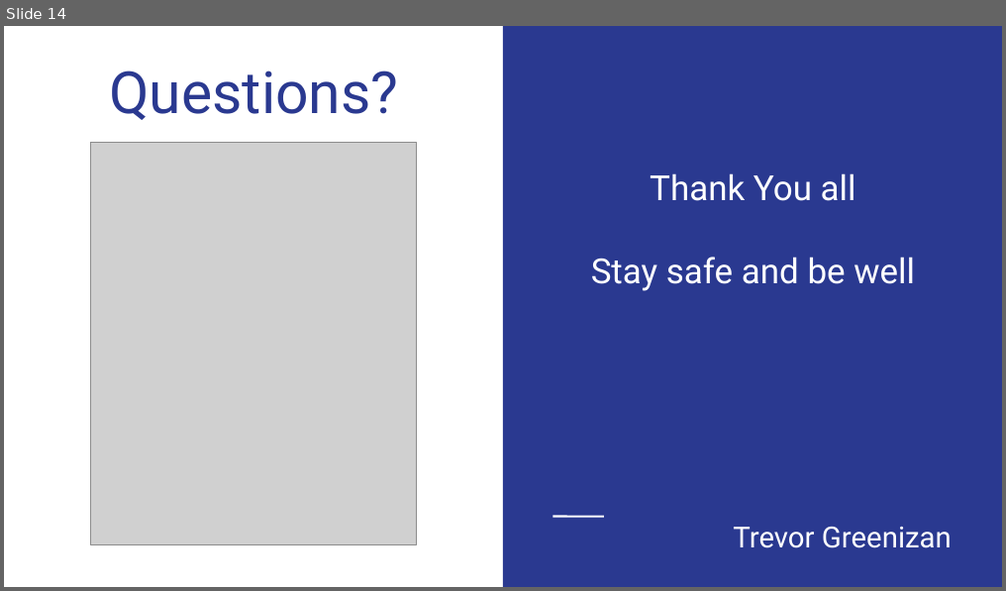
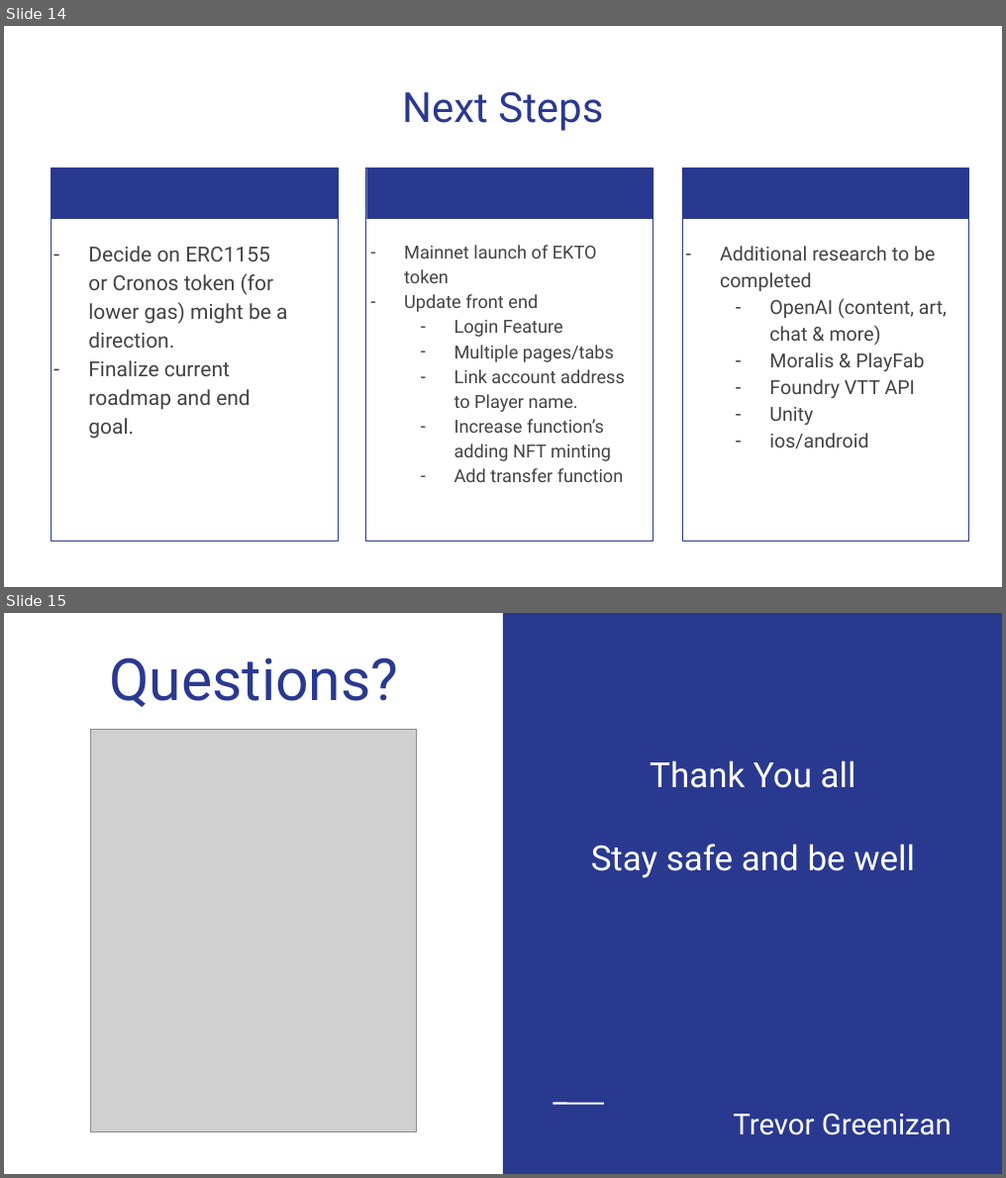
Before and after one commit to TGreenizan/Family-Fuel, a slide deck: Family-Fuel-presentation.odp. Shown one above the other, each under a label of ours: slide 14 before the commit, slides 14 and 15 after it. The pictures are 1006x591 and 1006x1178 pixels, drawn with LibreOffice and Linux fonts; fonts in the diff are those of the drawing; grey boxes stand for pictures. Boxes give left, top, right and bottom in pixels: in the first picture for what was removed or moved away, otherwise in the second. Text is boxed around its words. In the diff, an @@ line names an element or a change of style, - is before the commit and + after.

```diff
--- a/Family-Fuel-presentation.odp
+++ b/Family-Fuel-presentation.odp
@@ slide 14 added at (x1=4, y1=26, x2=1002, y2=587), background #FFFFFF @@
@@ title added at (x1=402, y1=91, x2=603, y2=131), 30 pt, text #2A3990 @@
+Next Steps
@@ rectangle added at (x1=51, y1=169, x2=338, y2=220), fill #2A3990 @@
@@ rectangle added at (x1=51, y1=169, x2=338, y2=542), outline #2A3990 0.74 pt @@
@@ rectangle added at (x1=366, y1=169, x2=652, y2=542), outline #2A3990 0.74 pt @@
@@ rectangle added at (x1=367, y1=169, x2=653, y2=220), fill #2A3990 @@
@@ rectangle added at (x1=681, y1=169, x2=969, y2=220), fill #2A3990 @@
@@ rectangle added at (x1=682, y1=169, x2=969, y2=542), outline #2A3990 0.74 pt @@
@@ text added at (x1=88, y1=246, x2=287, y2=439), 15 pt, text #434343 @@
+– Decide on ERC1155 or Cronos token (for lower gas) might be a direction.
+– Finalize current roadmap and end goal.
@@ text added at (x1=404, y1=245, x2=625, y2=482), 13 pt, text #434343 @@
+– Mainnet launch of EKTO token
+– Update front end
+  – Login Feature
+  – Multiple pages/tabs
+  – Link account address to Player name.
+  – Increase function’s adding NFT minting
+  – Add transfer function
@@ text added at (x1=720, y1=246, x2=946, y2=449), 14 pt, text #434343 @@
+– Additional research to be completed
+  – OpenAI (content, art, chat & more)
+  – Moralis & PlayFab
+  – Foundry VTT API
+  – Unity
+  – ios/android
@@ what was slide 14 is now slide 15 @@
```
Also in this commit, not shown: 3 slides changed.
